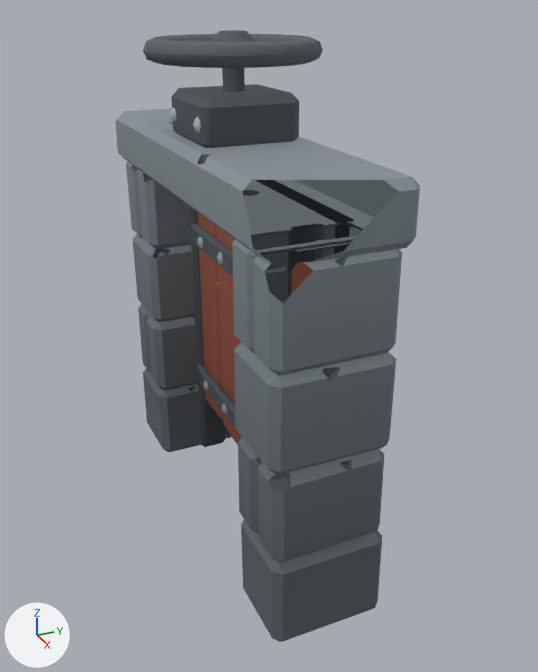
Two versions of the glTF model assets/custom-props/sewer/sluice_gate.glb, one commit apart.
Rendered twice from a 50 mm lens placed at (4.36, -1.69, 3.53), pointed at (0.18, 0.19, 1.44). Arrows for +X, +Y and +Z are at lower left; the lights stay in place. The older version comes first. Everything nearer to the camera than a plane just in front of the edit is cut away. Vertices at exactly the same position are counted once.

In view in the first picture: 'sluice_gate'.
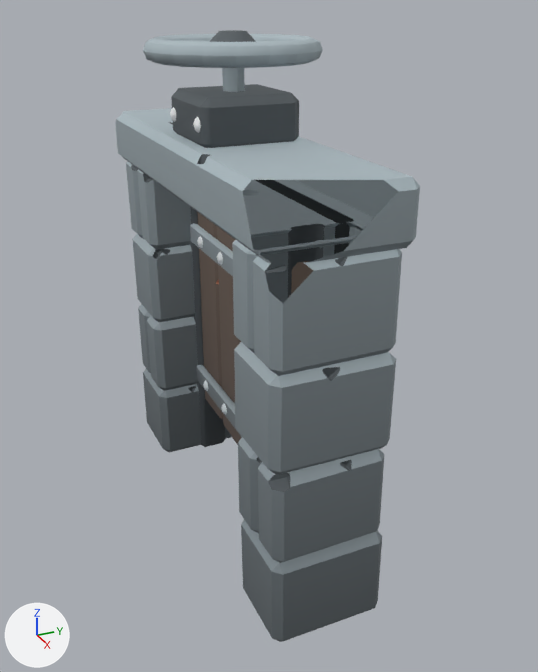
What differs and where, as boxes (x1, y1, x2, y2) in the pictures (538 x 672 px):
part 1 of me_sluice_gate, deleted
    before: (296, 242, 352, 253)
part 2 of me_sluice_gate, surface changed
    both: (115, 31, 420, 591)

What changed in the scene script:
```text
Change me_sluice_gate:
    used by ob_sluice_gate; location = (0.0, 0.0, 0.0)
    remove me_sluice_gate.from_pydata(...)  # 2056 vertices, 4220 faces; spans x -1.43..1.43, y -0.48..0.56, z -0.01..3.34
    add me_sluice_gate.from_pydata(...)  # 2003 vertices, 4130 faces; spans x -1.43..1.43, y -0.48..0.56, z -0.01..3.34
    me_sluice_gate part 1: the loose piece of 20 vertices spanning x 1.19..1.21, y -0.12..0.27, z 2.37..2.38 is deleted
    me_sluice_gate part 2: 3522 kept faces spanning x -1.43..1.43, y -0.48..0.56, z -0.01..3.34 get new texture (UV) coordinates
    other edits to the shape of me_sluice_gate do not show in these pictures
```
